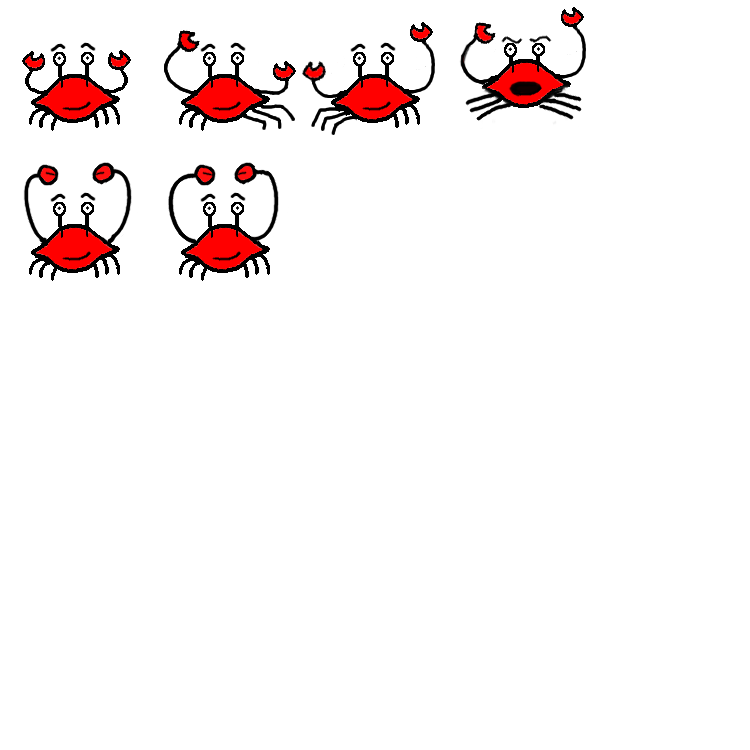
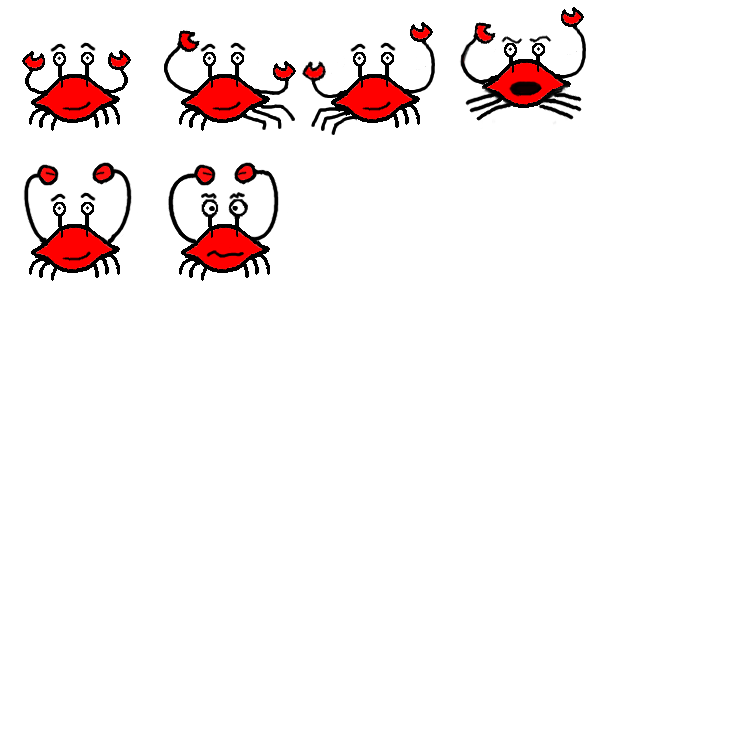
Layers edited between the first and the second w=750, h=750 image:
painted on "Background" over [200, 192, 248, 261]
hid "Layer" over [200, 192, 248, 261]
